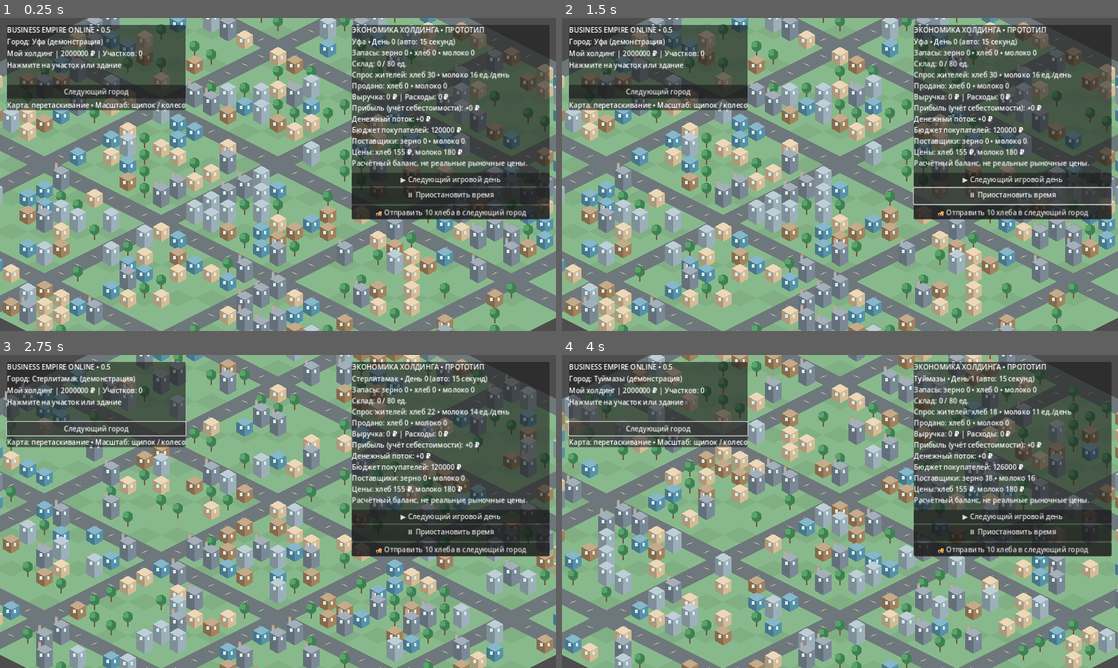
Above: before the commit, frames 1-4 (two rows, left to right).
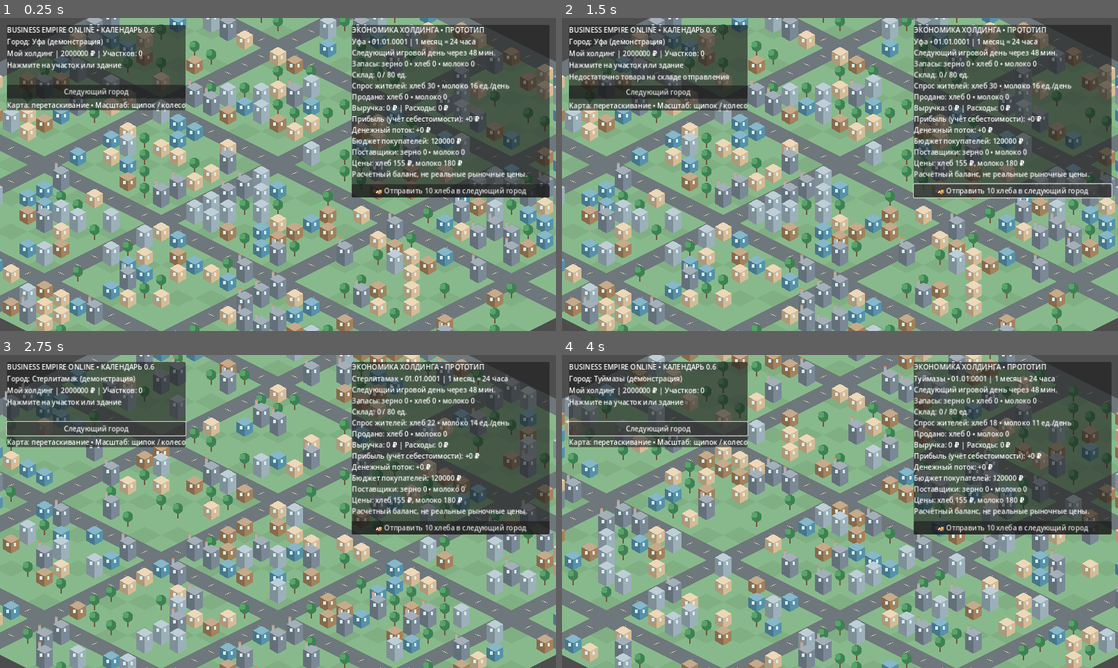
Above: after the commit, the same moments.

Repository: maillunex-lang/ufaeconom
Game: Godot game, scene res://scenes/main.tscn
Same seed, same stepped clock (60 frames per second), same inputs: the game is played once before the commit and once after it.
Inputs (mouse positions are in pixels of both pictures, inside the frame that each line leads up to):
- Up to frame 1 (0.25 s): no input
- Up to frame 2 (1.5 s): click (1012, 196) at 0.5 s, where only the run before the commit has a clickable "⏸ Приостановить время"; click (1012, 193) at 1.25 s, where only the run before the commit has a clickable "▶ Возобновить время"
- Up to frame 3 (2.75 s): click "Следующий город" at 2 s
- Up to frame 4 (4 s): click (1012, 517) at 2.75 s, where only the run before the commit has a clickable "▶ Следующий игровой день"; click "Следующий город" at 3.5 s

The runs differ from the first frame. In frame 1, 7.6% of the frame differs, in the area x 18-99%, y 2-65%; in frame 2, 8.3%, in the area x 1-99%, y 2-65%; in frame 3, 7.4%; in frame 4, 7.5%.

Commit message:
calendar: 24h game month with offline replay and MMO-ready clock contract
* feat(calendar): deterministic 24h month, 48m day and future server command envelope

* feat(calendar): persisted wall-clock anchor, bounded offline catch-up and v2 save compatibility

* feat(calendar UI): 24-hour month, periodic offline catch-up, date and next tick countdown

* test(calendar): 24h month, 200-day offline replay, save and cash invariants

* test: adapt legacy UI regression to persistent 24h calendar and 30s poll

* chore: calendar belongs to 0.6 development, avoid implying 0.7 release

* docs(calendar): approved 24h month, offline replay, authoritative MMO clock and limitations

Diff:
--- a/scripts/company_state.gd
+++ b/scripts/company_state.gd
@@ -4,6 +4,7 @@
 ## 0.4 offline company. All money is integer game rubles.
 const Economy = preload("res://scripts/economy_simulator.gd")
 const Dynamics = preload("res://scripts/market_dynamics.gd")
+const Calendar = preload("res://scripts/game_calendar.gd")
 const START_CASH := 2000000
 const LAND_PRICE := 120000
 const CONSTRUCTION := {"Магазин": 350000, "Склад": 280000, "Завод": 800000}
@@ -18,6 +19,7 @@
 var owned: Dictionary = {}
 var city_index: int = 0
 var day: int = 0
+var last_tick_unix: int = 0
 var markets: Dictionary = {}
 var shipments: Array = []
 var last_report: Dictionary = {}
@@ -28,6 +30,7 @@
 	owned.clear()
 	city_index = 0
 	day = 0
+	last_tick_unix = 0
 	markets.clear()
 	shipments.clear()
 	last_report.clear()
@@ -96,6 +99,22 @@
 func advance_day() -> Dictionary:
 	return Economy.step(self)
 
+func sync_calendar(now_unix: int) -> Dictionary:
+	# Catch-up is bounded per invocation. Leftover time stays in the anchor
+	# and can be replayed later without skipping production or shipments.
+	if now_unix <= 0:
+		return {"advanced": 0, "pending": 0, "date": Calendar.label(day)}
+	if last_tick_unix <= 0:
+		last_tick_unix = now_unix
+		save_game()
+		return {"advanced": 0, "pending": 0, "date": Calendar.label(day)}
+	var due: int = Calendar.due_days(last_tick_unix, now_unix)
+	for i in range(due):
+		advance_day()
+		last_tick_unix += Calendar.REAL_SECONDS_PER_GAME_DAY
+		save_game()
+	return {"advanced": due, "pending": Calendar.due_days(last_tick_unix, now_unix, 2147483647), "date": Calendar.label(day)}
+
 func send_goods(origin: int, destination: int, good: String, amount: int) -> String:
 	return Dynamics.queue_shipment(self, origin, destination, good, amount)
 
@@ -105,7 +124,7 @@
 		items.append(owned[id])
 	var data := {
 		"version": 2, "cash": cash, "city_index": city_index,
-		"day": day, "properties": items, "markets": markets,
+		"day": day, "last_tick_unix": last_tick_unix, "properties": items, "markets": markets,
 		"totals": totals, "last_report": last_report, "shipments": shipments
 	}
 	var file := FileAccess.open(save_path, FileAccess.WRITE)
@@ -133,8 +152,9 @@
 	var new_cash := int(parsed.get("cash", -1))
 	var new_city := int(parsed.get("city_index", -1))
 	var new_day := int(parsed.get("day", 0)) if version == 2 else 0
+	var new_last_tick := int(parsed.get("last_tick_unix", 0)) if version == 2 else 0
 	var properties: Variant = parsed.get("properties", [])
-	if new_cash < 0 or new_city < 0 or new_city >= CITY_COUNT or new_day < 0 or not (properties is Array):
+	if new_cash < 0 or new_city < 0 or new_city >= CITY_COUNT or new_day < 0 or new_last_tick < 0 or not (properties is Array):
 		return false
 	var new_owned: Dictionary = {}
 	for item in properties:
@@ -234,6 +254,7 @@
 	cash = new_cash
 	city_index = new_city
 	day = new_day
+	last_tick_unix = new_last_tick
 	owned = new_owned
 	markets = new_markets
 	shipments = new_shipments
--- /dev/null
+++ b/scripts/game_calendar.gd
@@ -0,0 +1,33 @@
+extends RefCounted
+class_name GameCalendar
+
+## Deterministic clock, suitable for a future authoritative simulation worker.
+## A 30-day game month equals exactly 86400 real seconds.
+const REAL_SECONDS_PER_GAME_MONTH := 86400
+const GAME_DAYS_PER_MONTH := 30
+const REAL_SECONDS_PER_GAME_DAY := 2880
+const MONTHS_PER_YEAR := 12
+const MAX_OFFLINE_DAYS_PER_LOGIN := 90
+
+static func date_for_day(day: int) -> Dictionary:
+	var normalized: int = maxi(0, day)
+	return {"year": 1 + int(normalized / 360), "month": 1 + int(normalized / 30) % 12, "day": 1 + normalized % 30}
+
+static func label(day: int) -> String:
+	var date: Dictionary = date_for_day(day)
+	return "%02d.%02d.%04d" % [date["day"], date["month"], date["year"]]
+
+static func due_days(last_tick_unix: int, now_unix: int, limit: int = MAX_OFFLINE_DAYS_PER_LOGIN) -> int:
+	if last_tick_unix <= 0 or now_unix <= last_tick_unix:
+		return 0
+	return mini(maxi(0, limit), int((now_unix - last_tick_unix) / REAL_SECONDS_PER_GAME_DAY))
+
+static func remaining_seconds(last_tick_unix: int, now_unix: int) -> int:
+	if last_tick_unix <= 0:
+		return REAL_SECONDS_PER_GAME_DAY
+	var elapsed: int = maxi(0, now_unix - last_tick_unix)
+	return REAL_SECONDS_PER_GAME_DAY - elapsed % REAL_SECONDS_PER_GAME_DAY
+
+static func simulation_command(world_id: String, actor_id: String, tick: int, command_id: String, kind: String, payload: Dictionary) -> Dictionary:
+	# Data-only envelope; no network calls and no trusted client-side economy.
+	return {"protocol_version": 1, "world_id": world_id, "actor_id": actor_id, "tick": tick, "command_id": command_id, "type": kind, "payload": payload.duplicate(true)}
--- a/scripts/main.gd
+++ b/scripts/main.gd
@@ -1,7 +1,8 @@
 extends Node2D
-## Offline prototype 0.5: deterministic isometric city and daily stock-flow economy.
+## Offline calendar prototype: 24 real hours = 30 game days, catch-up on load.
 const CityGenerator = preload("res://scripts/city_generator.gd")
 const CompanyState = preload("res://scripts/company_state.gd")
+const Calendar = preload("res://scripts/game_calendar.gd")
 const TILE_W := 96.0
 const TILE_H := 48.0
 const MAP_SIZE := 32
@@ -40,10 +41,13 @@
 	camera.make_current()
 	_build_ui()
 	company.load_game()
+	var catchup: Dictionary = company.sync_calendar(int(Time.get_unix_time_from_system()))
 	_load_city(company.city_index)
+	if int(catchup["advanced"]) > 0:
+		message_label.text = "Пока вас не было, прошло %d игровых дней" % int(catchup["advanced"])
 	day_timer = Timer.new()
-	day_timer.wait_time = 15.0
-	day_timer.timeout.connect(_advance_day)
+	day_timer.wait_time = 30.0
+	day_timer.timeout.connect(_sync_calendar)
 	add_child(day_timer)
 	day_timer.start()
 
@@ -71,7 +75,7 @@
 	var content := VBoxContainer.new()
 	panel.add_child(content)
 	var title := Label.new()
-	title.text = "BUSINESS EMPIRE ONLINE • 0.5"
+	title.text = "BUSINESS EMPIRE ONLINE • КАЛЕНДАРЬ 0.6"
 	content.add_child(title)
 	city_label = Label.new()
 	content.add_child(city_label)
@@ -103,14 +107,6 @@
 	economy_label = Label.new()
 	economy_label.autowrap_mode = TextServer.AUTOWRAP_WORD_SMART
 	market_content.add_child(economy_label)
-	var day_button := Button.new()
-	day_button.text = "▶ Следующий игровой день"
-	day_button.pressed.connect(_advance_day)
-	market_content.add_child(day_button)
-	pause_button = Button.new()
-	pause_button.text = "⏸ Приостановить время"
-	pause_button.pressed.connect(_toggle_timer)
-	market_content.add_child(pause_button)
 	var ship_button := Button.new()
 	ship_button.text = "🚚 Отправить 10 хлеба в следующий город"
 	ship_button.pressed.connect(_send_bread)
@@ -276,6 +272,13 @@
 	_update_actions()
 	queue_redraw()
 
+func _sync_calendar() -> void:
+	var report: Dictionary = company.sync_calendar(int(Time.get_unix_time_from_system()))
+	if int(report["advanced"]) > 0:
+		message_label.text = "Прошло %d игровых дней • дата %s" % [int(report["advanced"]), str(report["date"])]
+	_update_actions()
+	queue_redraw()
+
 func _advance_day() -> void:
 	var report: Dictionary = company.advance_day()
 	var cashflow: int = int(report.get("cashflow", 0))
@@ -291,8 +294,8 @@
 	_update_actions()
 
 func _toggle_timer() -> void:
+	# Only used by legacy offline tests. The live MMO calendar cannot be paused by clients.
 	day_timer.paused = not day_timer.paused
-	pause_button.text = "▶ Возобновить время" if day_timer.paused else "⏸ Приостановить время"
 
 func _refresh_economy_ui() -> void:
 	if economy_label == null:
@@ -304,7 +307,8 @@
 	var flow: int = int(daily.get("revenue", 0)) - int(daily.get("expenses", 0))
 	var city_name: String = CityGenerator.CITIES[city_index]["name"]
 	economy_label.text = (
-		"%s • День %d (авто: 15 секунд)\n" % [city_name, company.day] +
+		"%s • %s | 1 месяц = 24 часа\n" % [city_name, Calendar.label(company.day)] +
+		"Следующий игровой день через %d мин.\n" % int(ceili(float(Calendar.remaining_seconds(company.last_tick_unix, int(Time.get_unix_time_from_system()))) / 60.0)) +
 		"Запасы: зерно %d • хлеб %d • молоко %d\n" % [int(stock["Зерно"]), int(stock["Хлеб"]), int(stock["Молоко"])] +
 		"Склад: %d / %d ед.\n" % [CompanyState.Economy.stock_total(city_market), company.storage_capacity(city_index)] +
 		"Спрос жителей: хлеб %d • молоко %d ед./день\n" % [int(daily.get("bread_demand", CompanyState.Economy.CITY_BREAD_DEMAND[city_index])), int(daily.get("milk_demand", CompanyState.Economy.CITY_MILK_DEMAND[city_index]))] +
@@ -314,6 +318,6 @@
 		"Денежный поток: %+d ₽\n" % flow +
 		"Бюджет покупателей: %d ₽\n" % int(city_market["residents_cash"]) +
 		"Поставщики: зерно %d • молоко %d\n" % [int(city_market["supplier_stock"]["Зерно"]), int(city_market["supplier_stock"]["Молоко"])] +
-		"Цены: хлеб 155 ₽, молоко 180 ₽\n" +
+		"Цены: хлеб %d ₽, молоко %d ₽\n" % [CompanyState.Dynamics.price(city_market, "Хлеб"), CompanyState.Dynamics.price(city_market, "Молоко")] +
 		"Расчётный баланс, не реальные рыночные цены."
 	)
--- /dev/null
+++ b/tests/calendar_07.gd
@@ -0,0 +1,46 @@
+extends SceneTree
+const Company = preload("res://scripts/company_state.gd")
+const Calendar = preload("res://scripts/game_calendar.gd")
+const Economy = preload("res://scripts/economy_simulator.gd")
+
+func _initialize() -> void:
+	assert(Calendar.REAL_SECONDS_PER_GAME_MONTH == 86400)
+	assert(Calendar.REAL_SECONDS_PER_GAME_DAY == 2880)
+	assert(Calendar.label(0) == "01.01.0001")
+	assert(Calendar.label(29) == "30.01.0001")
+	assert(Calendar.label(30) == "01.02.0001")
+	assert(Calendar.label(359) == "30.12.0001")
+	assert(Calendar.label(360) == "01.01.0002")
+	assert(Calendar.due_days(10000, 12879) == 0)
+	assert(Calendar.due_days(10000, 12880) == 1)
+	assert(Calendar.due_days(10000, 10000 + 2880 * 200) == 90)
+	assert(Calendar.due_days(10000, 9000) == 0)
+	var c = Company.new()
+	c.save_path = "user://calendar_07_test.json"
+	c.legacy_save_path = "user://calendar_07_no_legacy.json"
+	c.reset()
+	var now := 1800000000
+	assert(c.sync_calendar(now)["advanced"] == 0)
+	assert(c.last_tick_unix == now)
+	var base: int = Economy.monetary_total(c)
+	assert(c.sync_calendar(now + 2879)["advanced"] == 0)
+	assert(c.sync_calendar(now + 2880 * 4 + 10)["advanced"] == 4)
+	assert(c.day == 4)
+	assert(c.last_tick_unix == now + 2880 * 4)
+	assert(c.sync_calendar(now + 2880 * 4 + 10)["advanced"] == 0)
+	assert(c.load_game())
+	assert(c.last_tick_unix == now + 2880 * 4)
+	assert(c.sync_calendar(now + 2880 * 5)["advanced"] == 1)
+	assert(c.day == 5)
+	assert(Economy.monetary_total(c) == base)
+	var bounded: Dictionary = c.sync_calendar(now + 2880 * 200)
+	assert(bounded["advanced"] == 90)
+	assert(bounded["pending"] == 105)
+	assert(c.sync_calendar(now + 2880 * 200)["advanced"] == 90)
+	assert(c.sync_calendar(now + 2880 * 200)["advanced"] == 15)
+	assert(c.day == 200)
+	assert(Economy.monetary_total(c) == base)
+	var envelope: Dictionary = Calendar.simulation_command("bash-1", "player-1", 201, "cmd-1", "production.start", {"factory_id":"factory-1"})
+	assert(envelope["tick"] == 201 and envelope["protocol_version"] == 1)
+	print("CALENDAR_07_TESTS_PASSED 24h_month=1 offline=200days save=ok money=conserved")
+	quit(0)
--- a/tests/economy_04.gd
+++ b/tests/economy_04.gd
@@ -156,17 +156,16 @@
 	scene.call("_load_city", 0)
 	scene.call("_advance_day")
 	var timer: Timer = scene.get("day_timer")
-	if ui_company.day != 1 or not str(scene.get("economy_label").text).contains("День 1") or not str(scene.get("message_label").text).contains("прибыль"):
+	if ui_company.day != 1 or not str(scene.get("economy_label").text).contains("02.01.0001") or not str(scene.get("message_label").text).contains("прибыль"):
 		push_error("Economy UI day/profit update failed: day=%d; dashboard=%s; message=%s" % [ui_company.day, scene.get("economy_label").text, scene.get("message_label").text])
 		quit(1)
 		return
-	scene.call("_toggle_timer")
-	if not timer.paused:
-		push_error("Pause button did not pause simulation")
+	if timer.wait_time != 30.0 or timer.paused:
+		push_error("Live calendar polling timer is not running at 30 seconds")
 		quit(1)
 		return
 	scene.queue_free()
-	print("SCENARIO_UI_TIMER_AND_NEXT_DAY_OK")
+	print("SCENARIO_UI_CALENDAR_AND_NEXT_DAY_OK")
 	print("ECONOMY_04_TESTS_PASSED")
 	quit(0)
 
Not shown, added: docs/GAME_CALENDAR_24H.md
